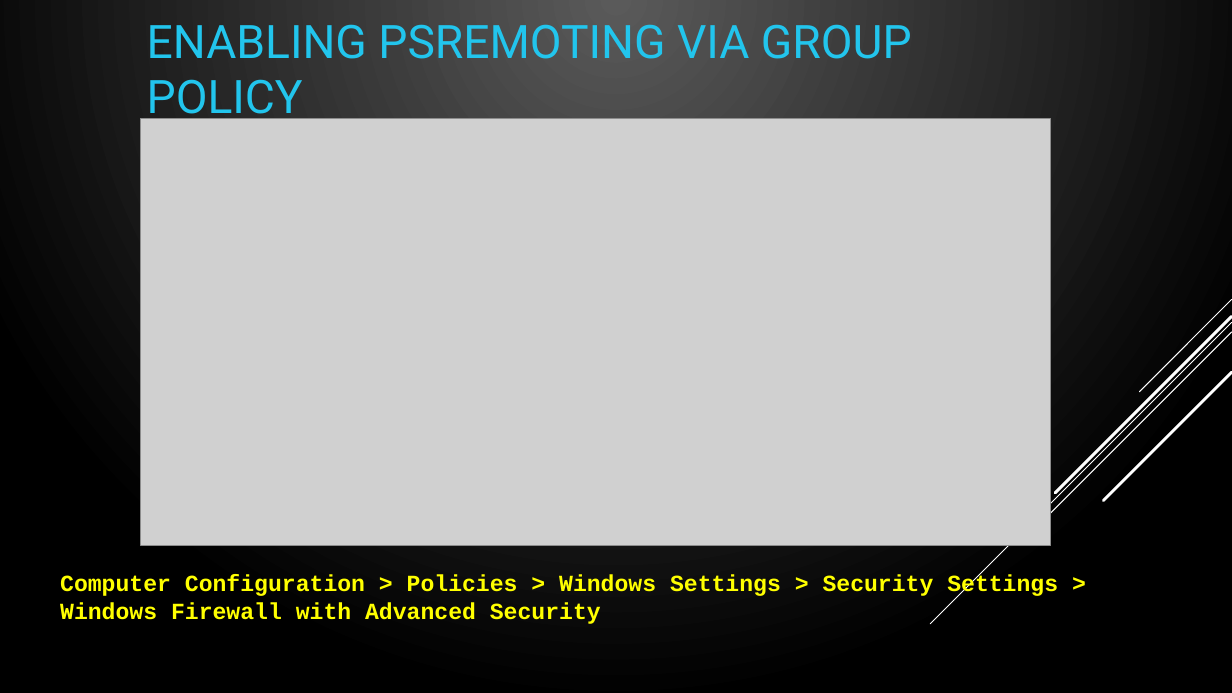
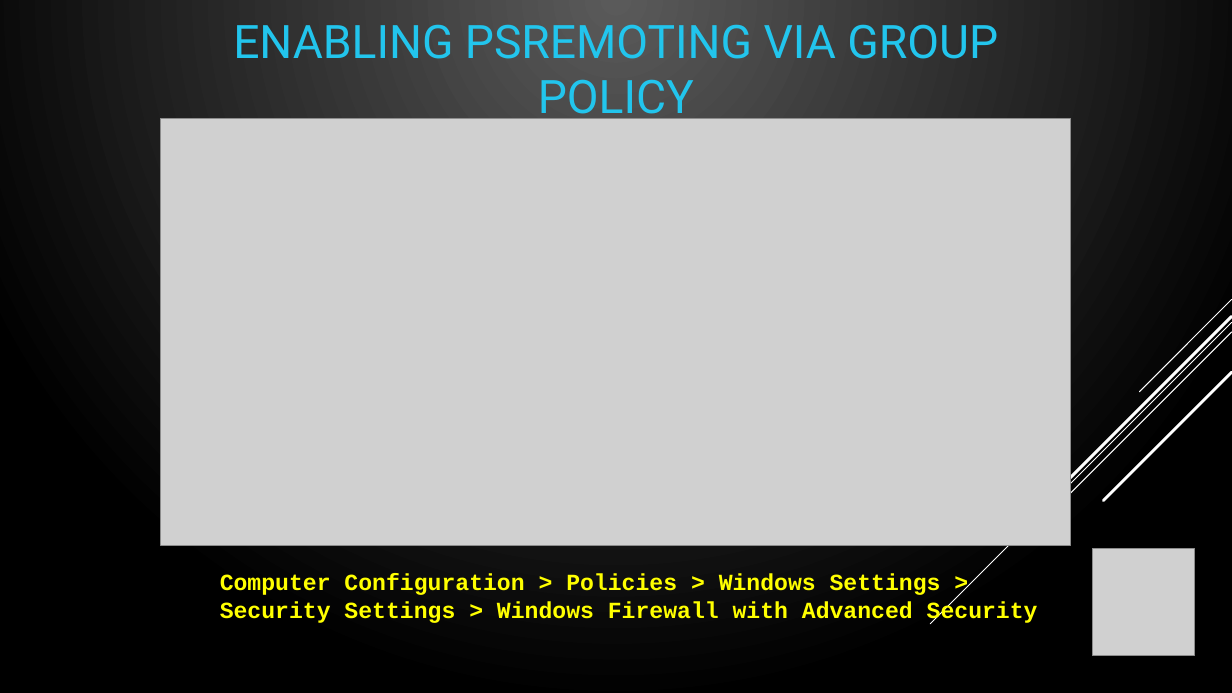
Before and after one commit to compwiz32/Presentations, a slide deck: slide 21 of 2019-08 PowerShell Chattanooga/PSRemoting - From 0 to Lockdown.pptx (slide 20 before the commit). Drawn at 1232x693 pixels with LibreOffice and Linux fonts; fonts in the diff are those of the drawing; grey boxes stand for pictures. Boxes give left, top, right and bottom in pixels: in the first picture for what was removed or moved away, otherwise in the second. Text is boxed around its words. In the diff, an @@ line names an element or a change of style, - is before the commit and + after.

Commit message:
change color theme and add PSSaturday Logos

```diff
--- a/2019-08 PowerShell Chattanooga/PSRemoting - From 0 to Lockdown.pptx
+++ b/2019-08 PowerShell Chattanooga/PSRemoting - From 0 to Lockdown.pptx
@@ title "ENABLING PSREMOTING VIA GROUP POLICY": place and size @@
-title "ENABLING PSREMOTING VIA GROUP POLICY" at [147, 24, 912, 124]
+title "ENABLING PSREMOTING VIA GROUP POLICY" at [233, 24, 998, 124]
@@ title "ENABLING PSREMOTING VIA GROUP POLICY" at [233, 24, 998, 124]: alignment left to centre @@
@@ picture: place and size @@
-picture at [141, 118, 1052, 545]
+picture at [161, 118, 1071, 545]
@@ text "Computer Configuration > Policies > ..." rewrapped from [60, 574, 1058, 624] to [220, 574, 1038, 624] @@
@@ picture added at [1092, 549, 1195, 656] @@
```
Also in this commit, not shown: 40 other slides changed, 3 slides added, 1 slide removed.
